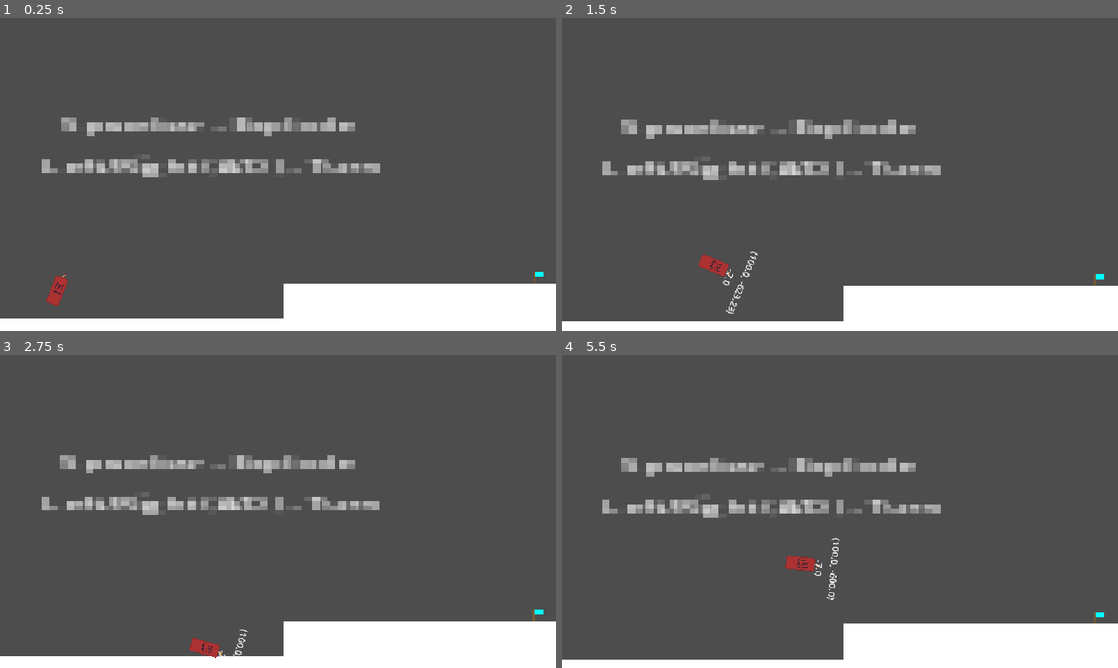
Above: before the commit, frames 1-4 (two rows, left to right).
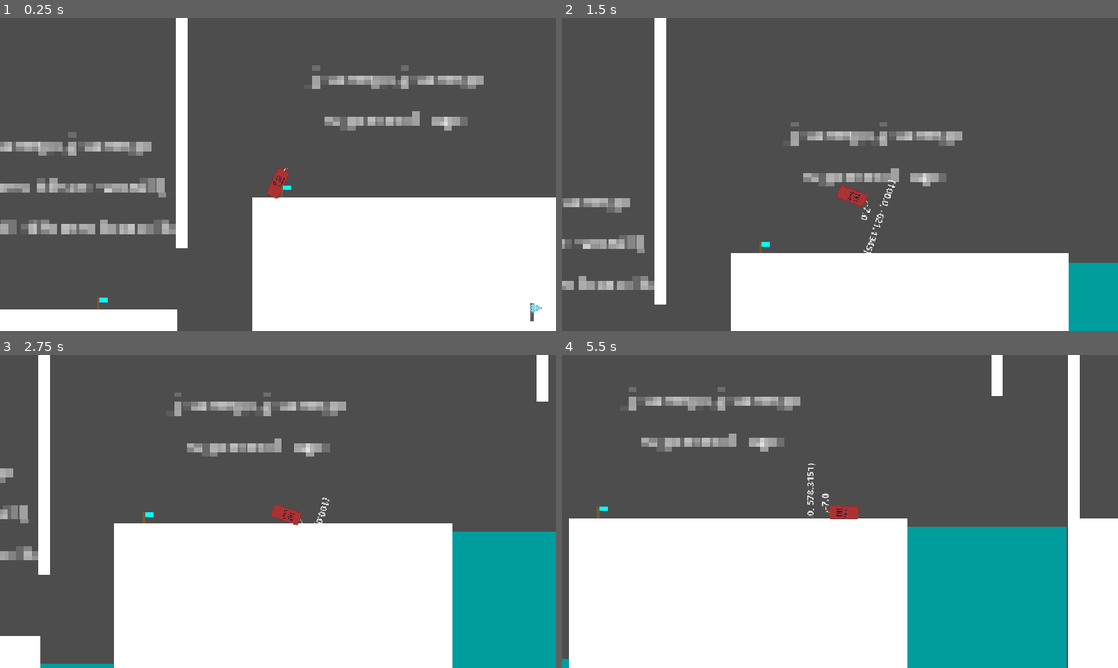
Above: after the commit, the same moments.

Repository: ilgalov/kamekadze
Game: Godot game, scene res://scene/game.tscn
The game is run twice, just before and just after one commit, with the same random seed, the same clock (stepped at 60 frames per second) and the same inputs.
Inputs:
- Up to frame 1 (0.25 s): no input
- Up to frame 2 (1.5 s): tap Enter (ui_accept) at 0.5, 0.77 s; hold Right (ui_right) 0.53-1.28 s; hold Left (ui_left) from 1.28 s (still down)
- Up to frame 3 (2.75 s): tap Enter (ui_accept) at 1.52 s; release Left (ui_left) at 2.03 s; hold Right (ui_right) from 2.03 s (still down)
- Up to frame 4 (5.5 s): tap Enter (ui_accept) at 3.02, 3.77, 4.52 s; release Right (ui_right) at 3.53 s; hold Left (ui_left) from 3.53 s (still down)

The runs differ from the first frame. In frame 1, 27% of the frame differs, in the area x 0-100%, y 0-100%; in frame 2, 20%; in frame 3, 39%; in frame 4, 49%.

Commit message:
add sector

Diff:
--- a/scene/game.tscn
+++ b/scene/game.tscn
@@ -51,10 +51,21 @@
 and then back"
 horizontal_alignment = 1
 
+[node name="Label8" type="Label" parent="." unique_id=807082287]
+offset_left = 4374.0
+offset_top = -65.0
+offset_right = 4433.825
+offset_bottom = -46.0
+scale = Vector2(10.948557, 6.4835)
+theme_override_font_sizes/font_size = 5
+text = "jump-jump
+speed up"
+horizontal_alignment = 1
+
 [node name="Label7" type="Label" parent="." unique_id=346061262]
-offset_left = 4620.0
+offset_left = 8281.0
 offset_top = -69.99999
-offset_right = 4652.7905
+offset_right = 8313.791
 offset_bottom = -59.20336
 scale = Vector2(10.948557, 6.4835)
 theme_override_font_sizes/font_size = 5
@@ -69,12 +80,16 @@
 position = Vector2(2810, 410)
 scale = Vector2(3.833605, 5.733091)
 
+[node name="Water9" parent="." unique_id=2016912085 instance=ExtResource("3_33cqm")]
+position = Vector2(4996, 183.00002)
+scale = Vector2(3.833605, 14.933092)
+
 [node name="Water8" parent="." unique_id=1792078324 instance=ExtResource("3_33cqm")]
 position = Vector2(4314, 410)
 scale = Vector2(3.833605, 5.733091)
 
 [node name="Water10" parent="." unique_id=1231889358 instance=ExtResource("3_33cqm")]
-position = Vector2(4893, 204)
+position = Vector2(8554, 204)
 scale = Vector2(11.153615, 17.613092)
 
 [node name="Water7" parent="." unique_id=1336989648 instance=ExtResource("3_33cqm")]
@@ -93,6 +108,11 @@
 position = Vector2(2250, 357)
 rotation = 6.2831855
 scale = Vector2(0.292, 4.177)
+
+[node name="StaticBody2D17" parent="." unique_id=729969049 instance=ExtResource("1_dbls1")]
+position = Vector2(4448, 168)
+rotation = 6.2831855
+scale = Vector2(0.30407515, 1239557.5)
 
 [node name="StaticBody2D8" parent="." unique_id=2146778267 instance=ExtResource("1_dbls1")]
 position = Vector2(1192, 458)
@@ -114,13 +134,13 @@
 rotation = 6.2831855
 scale = Vector2(0.2340901, 4.176939)
 
-[node name="StaticBody2D12" parent="." unique_id=882268384 instance=ExtResource("1_dbls1")]
-position = Vector2(4448, 168.00002)
+[node name="StaticBody2D14" parent="." unique_id=2027515894 instance=ExtResource("1_dbls1")]
+position = Vector2(5309, 168.00002)
 rotation = 6.2831855
-scale = Vector2(0.40448156, 11.195508)
+scale = Vector2(0.2057758, 11.117119)
 
 [node name="StaticBody2D13" parent="." unique_id=192101242 instance=ExtResource("1_dbls1")]
-position = Vector2(5777.0005, 168.00002)
+position = Vector2(9438, 168.00002)
 rotation = 6.2831855
 scale = Vector2(0.2340901, 9.33308)
 
@@ -129,12 +149,32 @@
 rotation = 6.2831855
 scale = Vector2(0.01064046, 15.852311)
 
+[node name="StaticBody2D15" parent="." unique_id=1539666265 instance=ExtResource("1_dbls1")]
+position = Vector2(5309, -310)
+rotation = 6.2831855
+scale = Vector2(0.01064046, 13.772311)
+
+[node name="StaticBody2D19" parent="." unique_id=29505370 instance=ExtResource("1_dbls1")]
+position = Vector2(5183, -543.99994)
+rotation = -1.5707964
+scale = Vector2(0.01064046, 22.892292)
+
+[node name="StaticBody2D18" parent="." unique_id=1568760471 instance=ExtResource("1_dbls1")]
+position = Vector2(5757, -310)
+rotation = -4.712389
+scale = Vector2(0.01064046, 10.732311)
+
+[node name="StaticBody2D16" parent="." unique_id=181706604 instance=ExtResource("1_dbls1")]
+position = Vector2(5177, -565)
+rotation = 6.2831855
+scale = Vector2(0.01064046, 13.052313)
+
 [node name="StaticBody2D7" parent="." unique_id=1100331606 instance=ExtResource("1_dbls1")]
 position = Vector2(3427, 250)
 scale = Vector2(0.2340901, 7.558594)
 
 [node name="player_tnt" parent="." unique_id=1480681120 instance=ExtResource("2_33cqm")]
-position = Vector2(100.00006, 439.00003)
+position = Vector2(4492, 120)
 rotation = 0.37347364
 
 [node name="SavePoint" parent="." unique_id=794719638 instance=ExtResource("4_xwcet")]
@@ -143,8 +183,11 @@
 [node name="SavePoint4" parent="." unique_id=296237551 instance=ExtResource("4_xwcet")]
 position = Vector2(4180, 362)
 
+[node name="SavePoint6" parent="." unique_id=1083681003 instance=ExtResource("4_xwcet")]
+position = Vector2(4497, 168)
+
 [node name="SavePoint5" parent="." unique_id=1022318570 instance=ExtResource("4_xwcet")]
-position = Vector2(4462, 168)
+position = Vector2(8123, 168)
 
 [node name="SavePoint3" parent="." unique_id=280241106 instance=ExtResource("4_xwcet")]
 position = Vector2(2025, 309)
